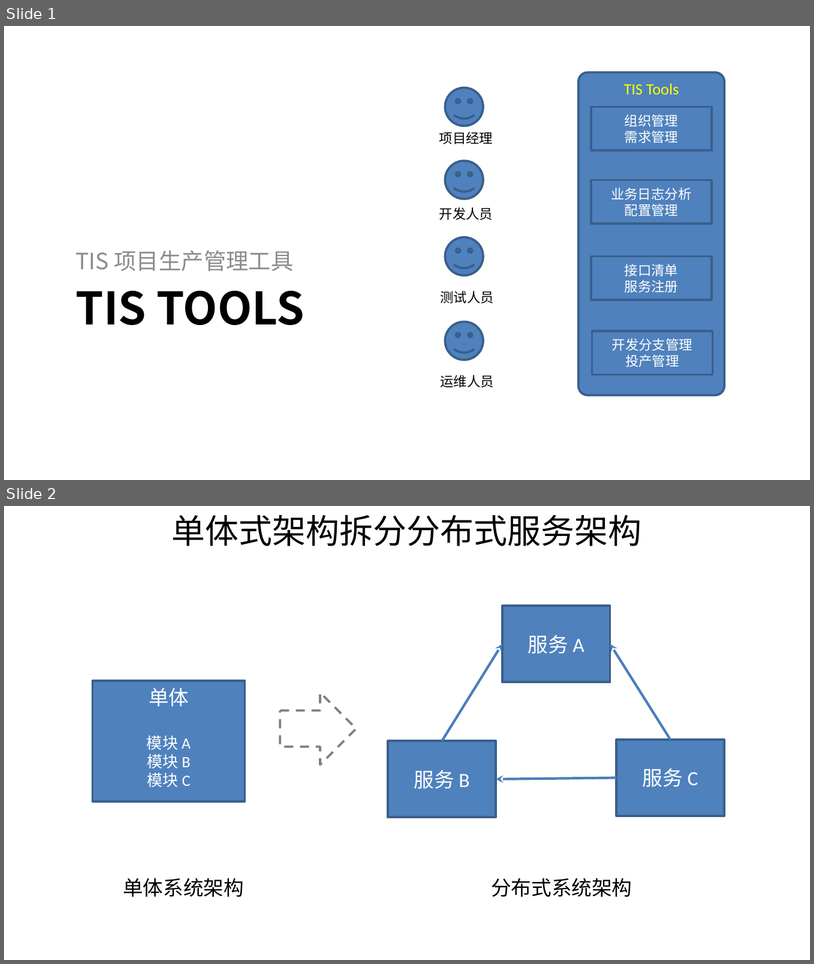
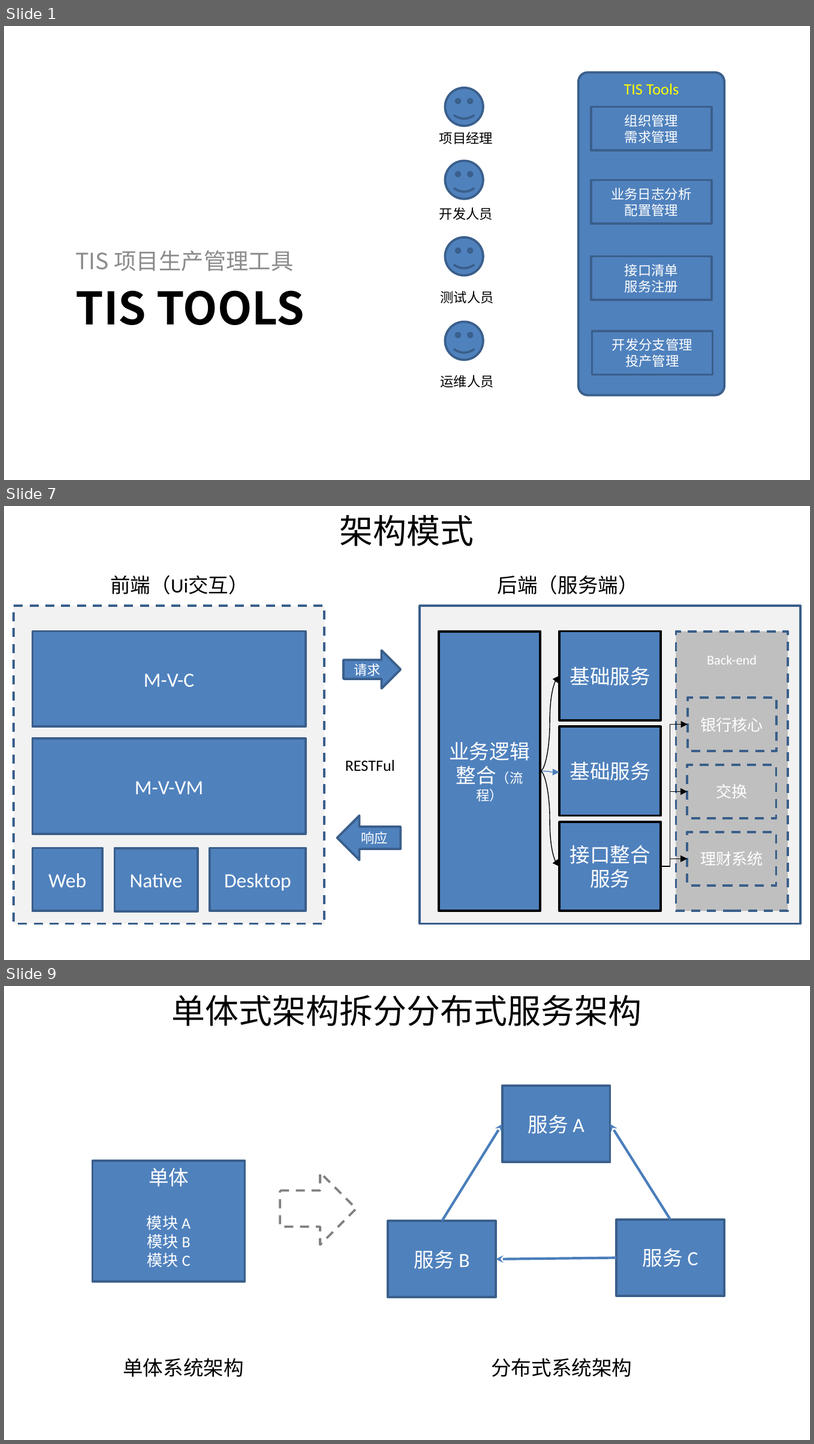
Before and after one commit to shiyunlai/tistools, a slide deck: TIStools.pptx. Shown one above the other, each under a label of ours: slides 1 and 2 before the commit, slides 1, 7 and 9 after it; the slides between them are not shown. The pictures are 814x964 and 814x1444 pixels, drawn with LibreOffice and Linux fonts; fonts in the diff are those of the drawing. Boxes give left, top, right and bottom in pixels: in the first picture for what was removed or moved away, otherwise in the second. Text is boxed around its words. In the diff, an @@ line names an element or a change of style, - is before the commit and + after.

```diff
--- a/TIStools.pptx
+++ b/TIStools.pptx
@@ slide 7 added at box(4, 506, 810, 960), background #FFFFFF @@
@@ text added at box(340, 515, 474, 546), 30 pt, text #000000 @@
+架构模式
@@ text added at box(110, 575, 249, 594), 18 pt, text #000000 @@
+前端（Ui交互）
@@ text added at box(498, 575, 639, 594), 18 pt, text #000000 @@
+后端（服务端）
@@ rectangle added at box(14, 606, 325, 924), fill #F2F2F2, outline #3A5F8C 2 pt dashed @@
@@ rectangle added at box(420, 606, 801, 924), fill #F2F2F2, outline #3A5F8C 2 pt @@
@@ rectangle added at box(32, 631, 306, 726), fill #4F81BD, outline #3A5F8C 2 pt, 18 pt, text #FFFFFF @@
+M-V-C
@@ rectangle added at box(438, 631, 540, 910), fill #4F81BD, outline #000000 2 pt, 18 pt, text #FFFFFF @@
+业务逻辑整合（流程）
@@ rectangle added at box(560, 631, 661, 720), fill #4F81BD, outline #000000 2 pt, 18 pt, text #FFFFFF @@
+基础服务
@@ rectangle added at box(677, 631, 789, 910), fill #BFBFBF, outline #3A5F8C 2 pt dashed, 12 pt, text #FFFFFF @@
+Back-end
@@ right arrow added at box(344, 651, 401, 688), fill #4F81BD, outline #3A5F8C 2 pt, 12 pt, text #FFFFFF @@
+请求
@@ curved arrow added from (540, 771) to (560, 675), #000000 0.75 pt @@
@@ rectangle added at box(688, 697, 777, 750), fill #BFBFBF, outline #3A5F8C 2 pt dashed, 14 pt, text #FFFFFF @@
+银行核心
@@ rectangle added at box(32, 738, 306, 834), fill #4F81BD, outline #3A5F8C 2 pt, 18 pt, text #FFFFFF @@
+M-V-VM
@@ rectangle added at box(560, 726, 661, 815), fill #4F81BD, outline #000000 2 pt, 18 pt, text #FFFFFF @@
+基础服务
@@ elbow arrow added from (661, 867) to (688, 724), #000000 0.75 pt @@
@@ text added at box(345, 760, 395, 771), 14 pt, text #000000 @@
+RESTFul
@@ curved arrow added from (540, 771) to (560, 772), #4B7EBC 0.75 pt @@
@@ curved arrow added from (540, 771) to (560, 867), #000000 0.75 pt @@
@@ rectangle added at box(688, 765, 777, 818), fill #BFBFBF, outline #3A5F8C 2 pt dashed, 14 pt, text #FFFFFF @@
+交换
@@ elbow arrow added from (661, 867) to (688, 792), #000000 0.75 pt @@
@@ left arrow added at box(337, 816, 401, 860), fill #4F81BD, outline #3A5F8C 2 pt, 12 pt, text #FFFFFF @@
+响应
@@ rectangle added at box(560, 822, 661, 910), fill #4F81BD, outline #000000 2 pt, 18 pt, text #FFFFFF @@
+接口整合服务
@@ rectangle added at box(688, 832, 777, 885), fill #BFBFBF, outline #3A5F8C 2 pt dashed, 14 pt, text #FFFFFF @@
+理财系统
@@ rectangle added at box(32, 848, 102, 911), fill #4F81BD, outline #3A5F8C 2 pt, 18 pt, text #FFFFFF @@
+Web
@@ rectangle added at box(114, 848, 198, 911), fill #4F81BD, outline #3A5F8C 2 pt, 18 pt, text #FFFFFF @@
+Native
@@ rectangle added at box(210, 848, 306, 911), fill #4F81BD, outline #3A5F8C 2 pt, 18 pt, text #FFFFFF @@
+Desktop
@@ elbow arrow added from (661, 867) to (688, 858), #000000 0.75 pt @@
@@ what was slide 2 is now slide 9 @@
```
Also in this commit, not shown: 3 slides changed, 5 other slides added.
